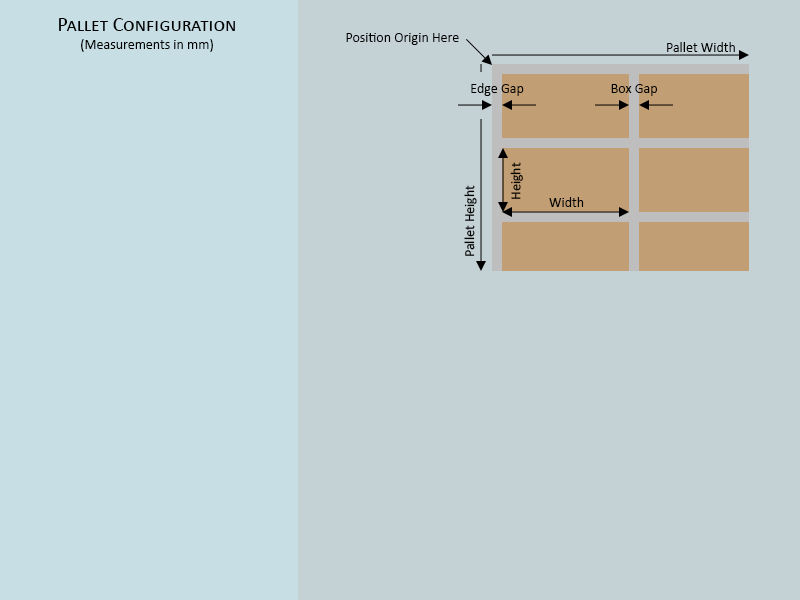
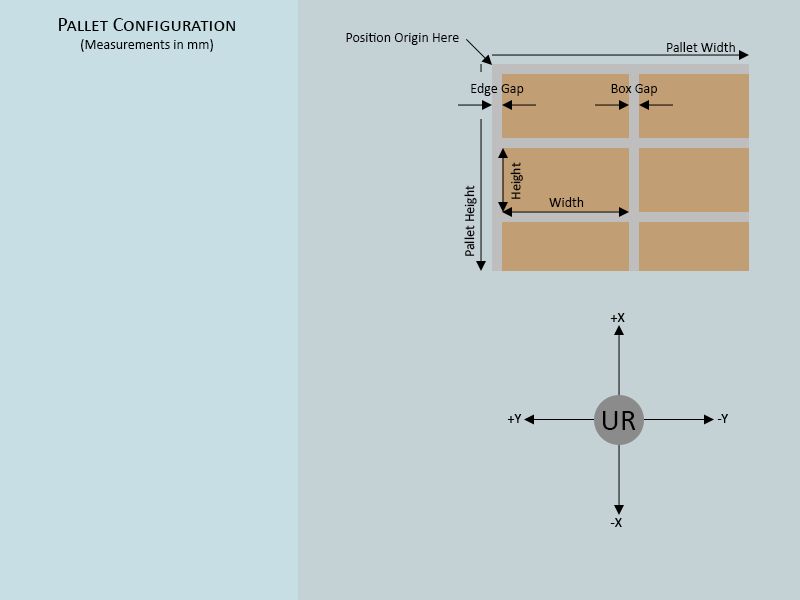
Before/after of a (800, 600) layered artwork. What changed in the layer stack:
showed "rot_4" over left=507, top=313, right=728, bottom=527
